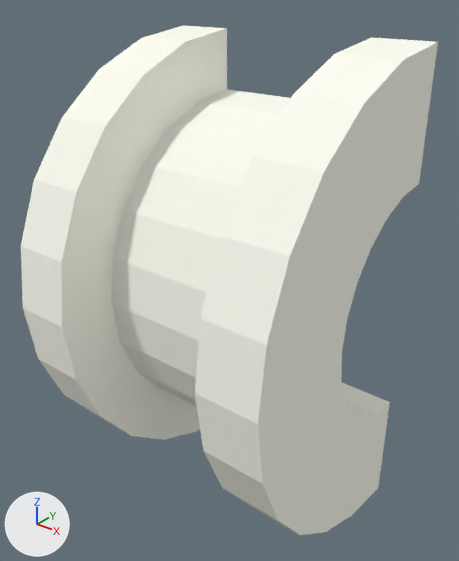
Before and after pictures for a commit that changed the OBJ model pyweek26/models/game/section_273.obj.
Rendered twice from a 50 mm camera at (13.89, -8.97, 4.86) aimed at (8.08, -1.71, 0.36). Lighting does not change. The marker at lower left points along +X, +Y and +Z. Where no turn or scale is listed for an object, it has been applied to the vertices. Vertices at the same position are counted once.

The older version as bpy lines, for what is in view:
```python
me_section_273 = bpy.data.meshes.new('section_273')
me_section_273.from_pydata(...)  # 104 vertices, 204 faces; spans x 5.66..10.34, y -4.0..0.0, z -4.0..4.0
me_section_273.materials.append(mat_material_pipe)  # white #fffff3
ob_section_273 = bpy.data.objects.new('section_273', me_section_273)
ob_section_273.location = (0.0, 0.0, 0.0)
```
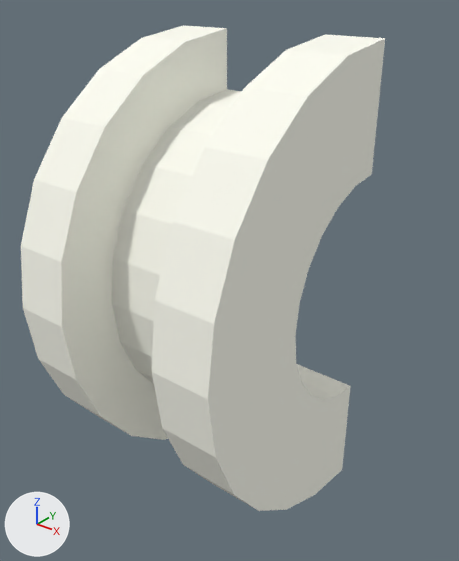
The newer file is also turned or shifted as a whole; pictures and numbers use the older file's frame.

The change, as a diff of the scene's bpy script:
```diff
--- a/pyweek26/models/game/section_273.obj.py
+++ b/pyweek26/models/game/section_273.obj.py
@@ me_section_273 @@
 me_section_273.from_pydata(...)  # 104 vertices, 204 faces; spans x 5.66..10.34, y -4.0..0.0, z -4.0..4.0
 # used by ob_section_273; location = (0.0, 0.0, 0.0)
+# me_section_273 part 1: all 52 vertices in x 9.34..10.34, y -4.0..0.0, z -4.0..4.0 are moved by (-0.78, 0.0, 0.0)
 me_section_273.materials.append(mat_material_pipe)
```

Pixel boxes (x1, y1, x2, y2) of what changed, in the pictures (459 x 561 px; the box of a moved part takes in the faces that stretch with it):
'section_273', reshaped (13% narrower)
    before: (21, 25, 438, 535)
    after: (21, 25, 385, 511)
part 1 of me_section_273, moved or reshaped
    before: (149, 37, 438, 535)
    after: (149, 35, 385, 511)
